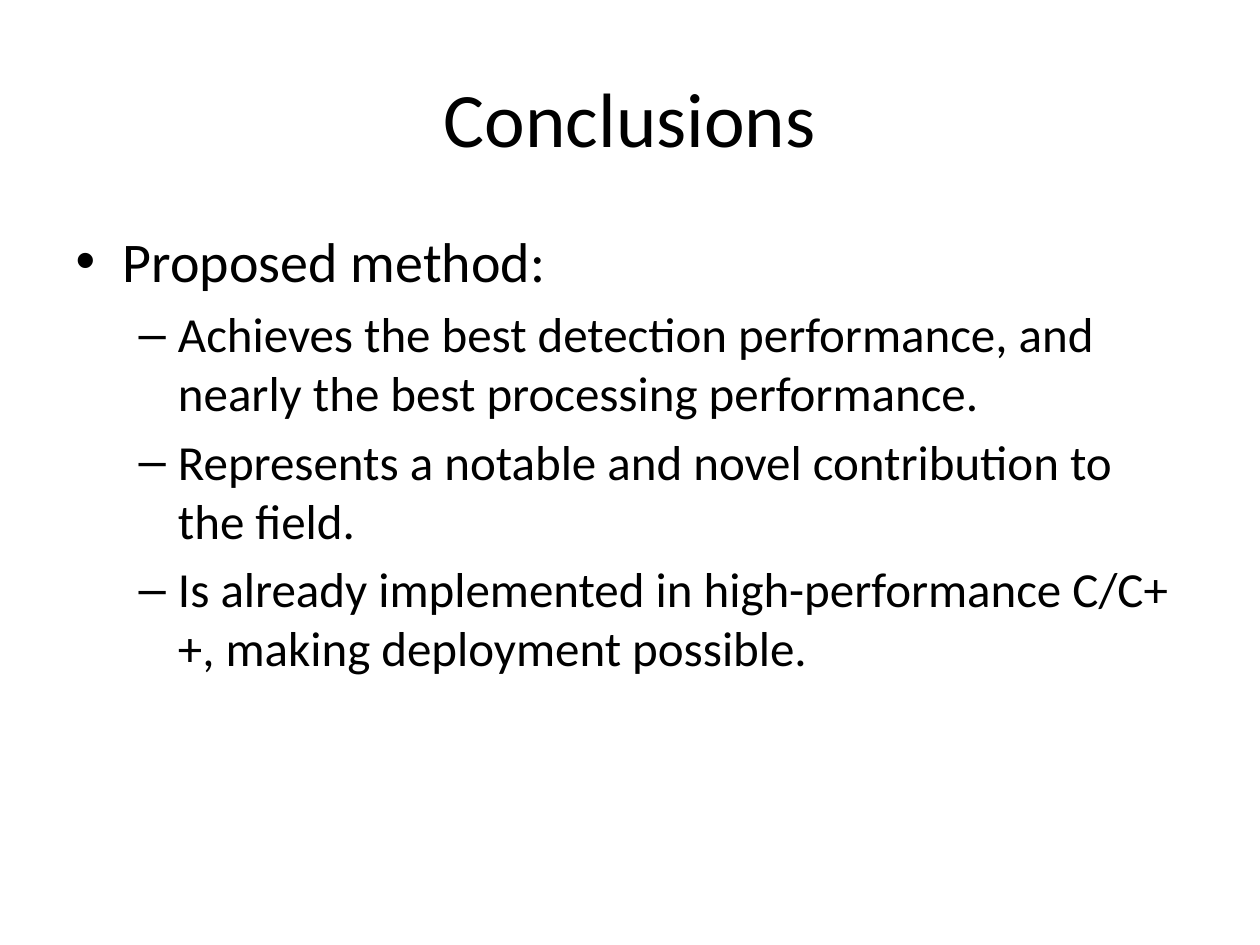
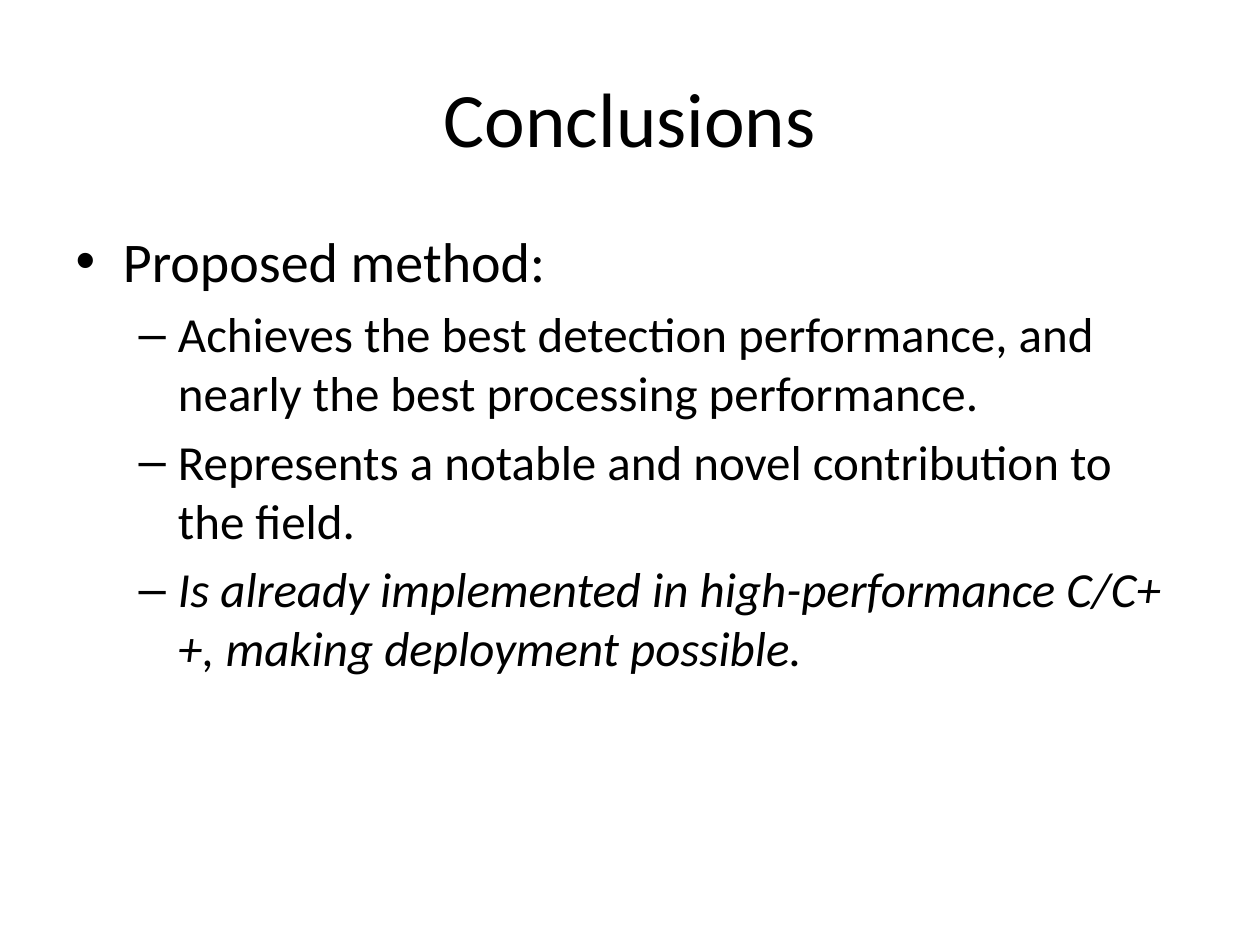
Before and after one commit to Riebart/MSc-Thesis, a slide deck: slide 43 of Defense.pptx (slide 42 before the commit). Drawn at 1260x945 pixels with LibreOffice and Linux fonts; fonts in the diff are those of the drawing. Boxes give left, top, right and bottom in pixels: in the first picture for what was removed or moved away, otherwise in the second. Text is boxed around its words. In the diff, an @@ line names an element or a change of style, - is before the commit and + after.

```diff
--- a/Defense.pptx
+++ b/Defense.pptx
@@ text at (x1=178, y1=573, x2=1160, y2=675): italic on in "Is already implemented in high-performance C/C++, making ..." @@
```
Also in this commit, not shown: 3 other slides changed, 1 slide added, 2 other files.
